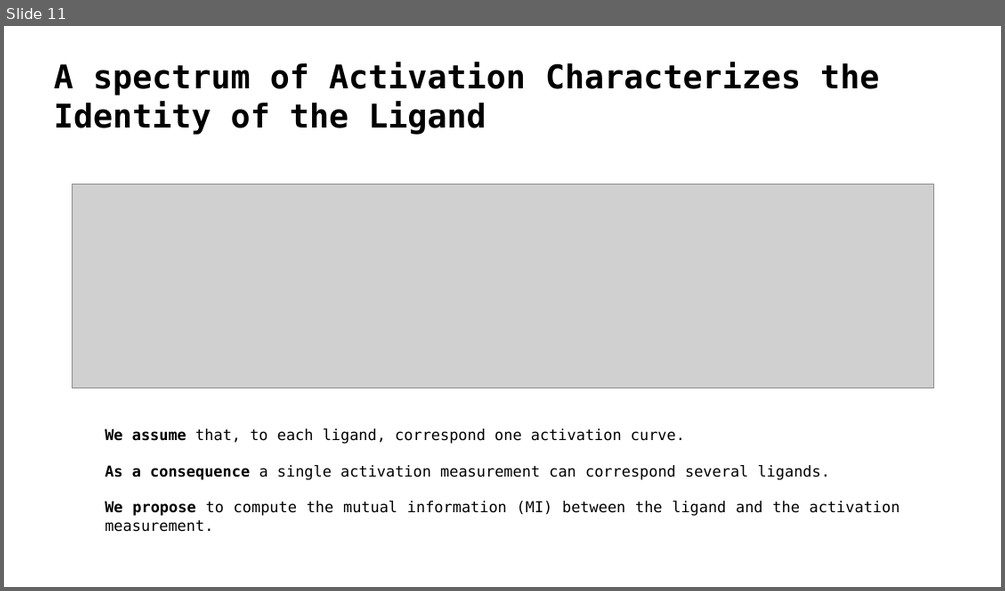
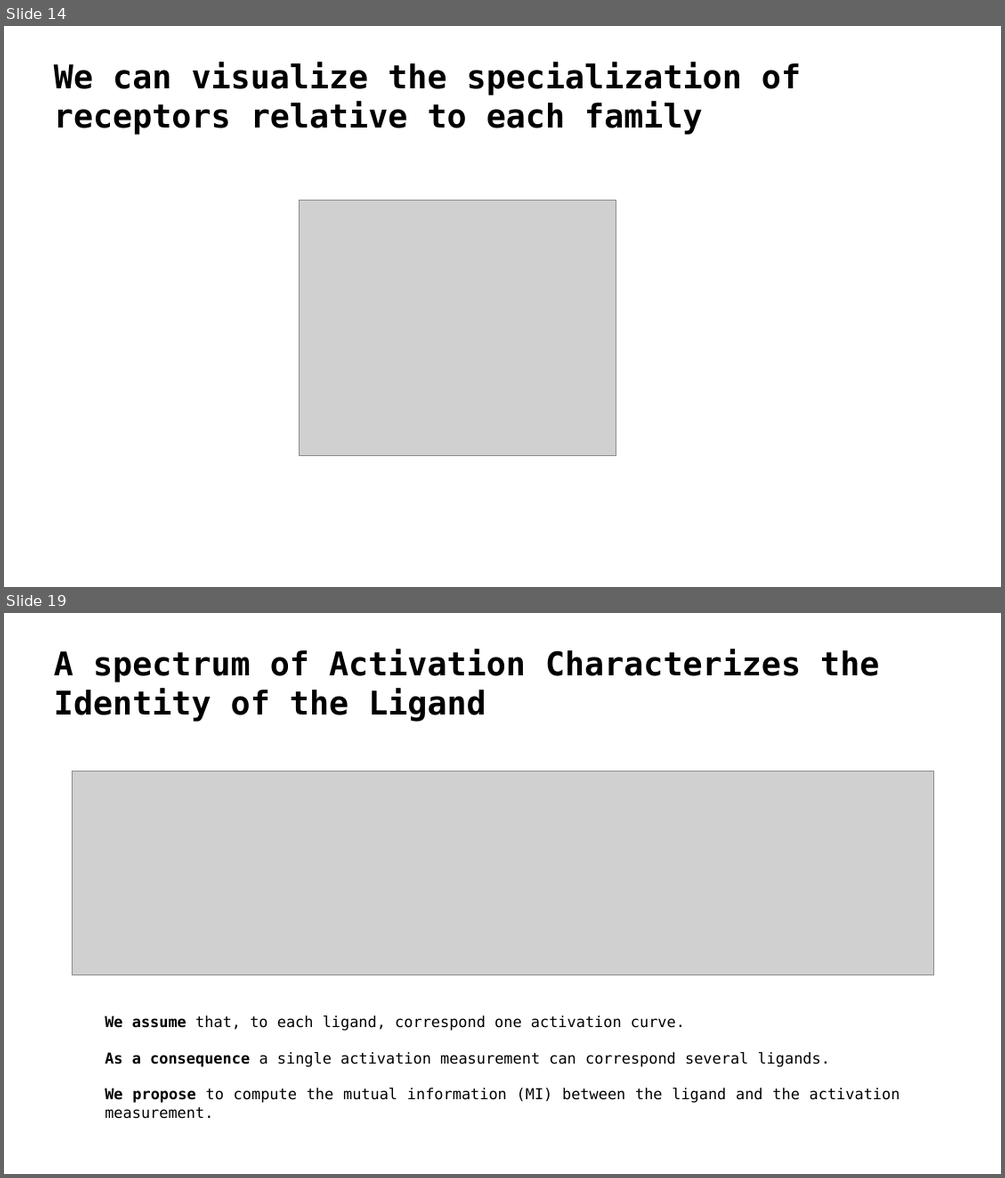
Before and after one commit to HugoLeRoy94/octopus_smelling, a slide deck: presentation/meeting_w_exp_team.odp. Shown one above the other, each under a label of ours: slide 11 before the commit, slides 14 and 19 after it; the slides between them are not shown. The pictures are 1005x591 and 1005x1178 pixels, drawn with LibreOffice and Linux fonts; fonts in the diff are those of the drawing; grey boxes stand for pictures; background and template pictures are left out. Boxes give left, top, right and bottom in pixels: in the first picture for what was removed or moved away, otherwise in the second. Text is boxed around its words. In the diff, an @@ line names an element or a change of style, - is before the commit and + after.

```diff
--- a/presentation/meeting_w_exp_team.odp
+++ b/presentation/meeting_w_exp_team.odp
@@ slide 14 added at (4, 26, 1001, 587), background #FFFFFF @@
@@ title added at (54, 62, 801, 135), 26 pt, text #000000, bold @@
+We can visualize the specialization of receptors relative to each family
@@ picture added at (299, 200, 615, 456) @@
@@ what was slide 11 is now slide 19 @@
```
Also in this commit, not shown: 10 slides changed, 8 other slides added, 1 slide removed, 4 other files.
